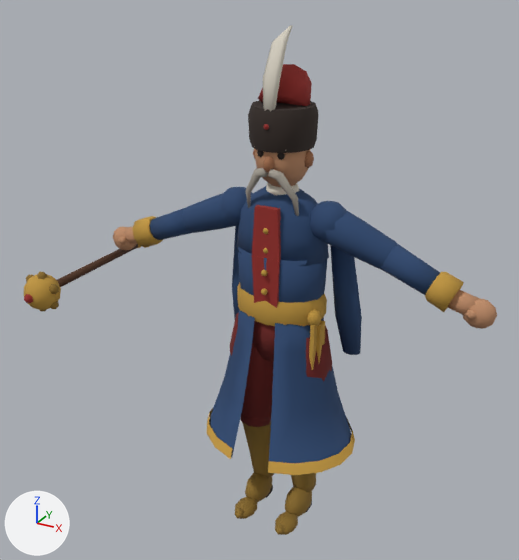
The glTF model godot/client/assets/art/characters/polkovnyk.glb: old version first, new version second.
The view is the same before and after, from a camera (50 mm lens) standing at (1.23, -2.41, 2.35) and looking at (-0.05, -0.1, 1.19). Every picture has the same lights, and +X, +Y and +Z are marked at lower left. The picture after the commit comes second. Vertices at exactly the same position are counted once.

Names of what the first picture shows: 'bulava', 'polkovnyk'.
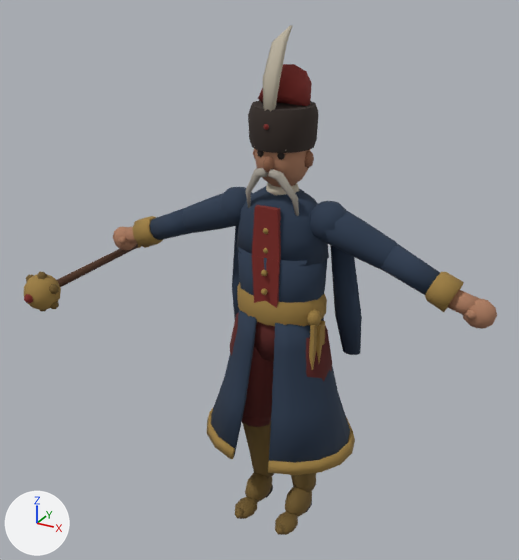
Pixel boxes [x1, y1, x2, y2] of what changed, in the pictures (519 x 560 px):
```json
{"part": 1, "of": "me_polkovnyk", "change": "added", "after": [209, 317, 353, 464]}
{"part": 2, "of": "me_polkovnyk", "change": "recoloured", "before": [113, 25, 497, 535], "after": [113, 25, 497, 535]}
```

The change, as JSON lines over the scene's bpy script:
```json
{"block": "me_polkovnyk", "where": "# used by ob_polkovnyk; location = (0.0, 0.0, 0.0)"}
{"op": "remove", "block": "me_polkovnyk", "code": "me_polkovnyk.from_pydata(...)  # 2121 vertices, 3902 faces; spans x -0.86..0.86, y -0.28..0.28, z 0.0..2.15"}
{"op": "add", "block": "me_polkovnyk", "code": "me_polkovnyk.from_pydata(...)  # 2229 vertices, 4190 faces; spans x -0.86..0.86, y -0.28..0.28, z 0.0..2.15"}
{"block": "me_polkovnyk", "change": "me_polkovnyk part 1"}
{"block": "me_polkovnyk", "change": "108 vertices are added at x -0.33..0.33, y -0.26..0.27, z 0.41..1.04"}
{"block": "me_polkovnyk", "change": "288 new faces join them"}
{"block": "me_polkovnyk", "change": "me_polkovnyk part 2: 3584 kept faces spanning x -0.86..0.86, y -0.28..0.28, z 0.0..2.15 get new vertex colours"}
```
